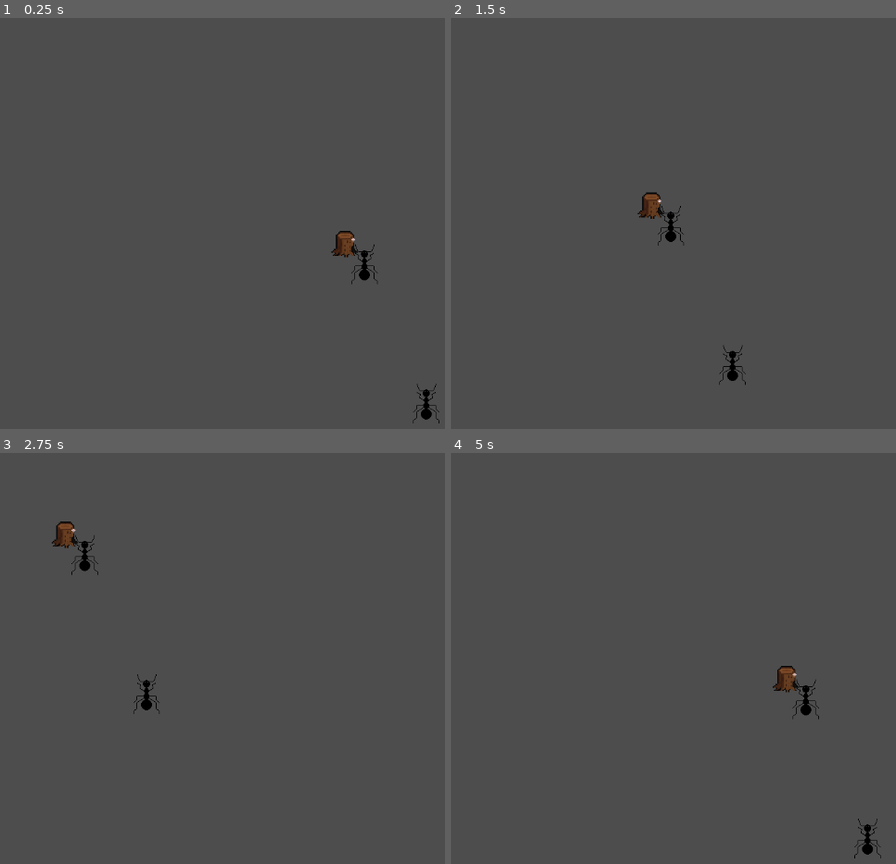
Above: before the commit, frames 1-4 (two rows, left to right).
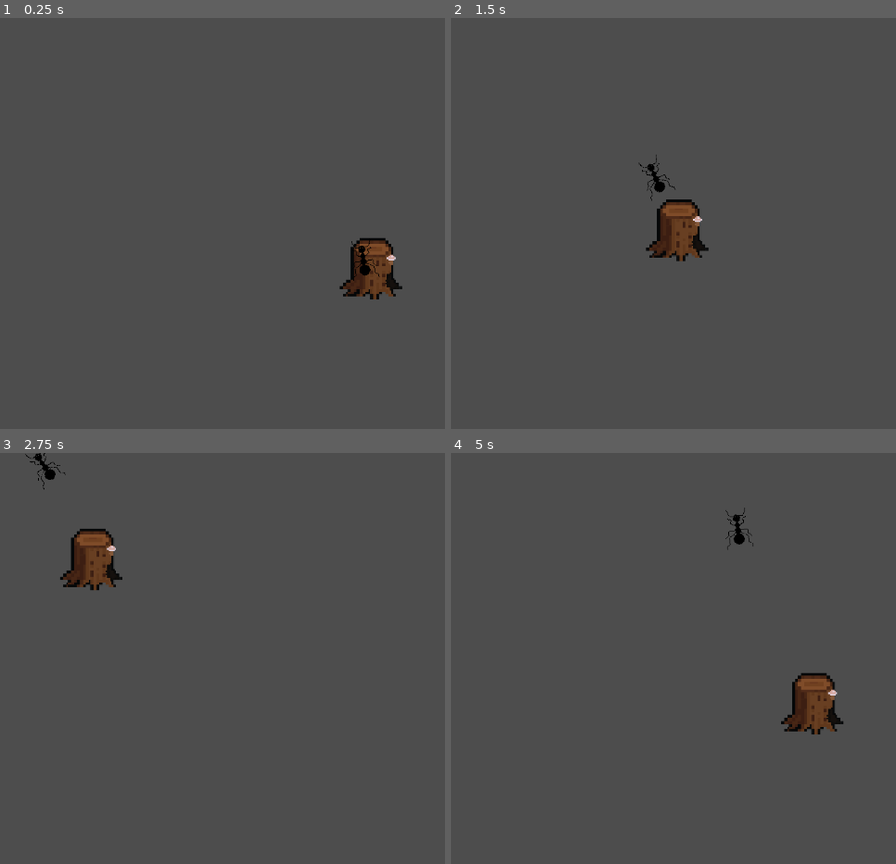
Above: after the commit, the same moments.

Repository: lotuscramoisi/Croumis
Game: Godot game, scene res://scene/game.tscn
Same seed, same stepped clock (60 frames per second), same inputs: the game is played once before the commit and once after it.
Inputs:
- Up to frame 1 (0.25 s): no input
- Up to frame 2 (1.5 s): hold D (input_right) 0.53-1.28 s; hold S (input_down) from 1.28 s (still down)
- Up to frame 3 (2.75 s): release S (input_down) at 2.03 s; hold D (input_right) from 2.03 s (still down)
- Up to frame 4 (5 s): release D (input_right) at 2.78 s; hold W (input_up) 2.78-3.53 s; hold A (input_left) from 3.53 s (still down)

The runs differ from the first frame. In frame 1, 1.7% of the frame differs, in the area x 74-99%, y 51-99%; in frame 2, 2.0%, in the area x 41-67%, y 33-90%; in frame 3, 1.9%; in frame 4, 2.0%.

Commit message:
Create wandering ants

Diff:
--- a/code/spawnAnt.gd
+++ b/code/spawnAnt.gd
@@ -8,7 +8,6 @@
 func _ready() -> void:
 	spawn_ant()
 
-# Spawn the ant
 func spawn_ant():
 	var spawn_positions = get_spawn_positions()
 	if spawn_positions.is_empty():
@@ -18,19 +17,16 @@
 	var spawn_position = spawn_positions.pick_random()
 	var enemy = ant.instantiate()
 
-	enemy.position = spawn_position  # Set the position of the ant in the world
+	enemy.position = spawn_position
 
-	# Optionally, add the ant to an "Enemies" node for organization
 	if enemy_parent:
 		enemy_parent.add_child(enemy)
 	else:
-		add_child(enemy)  # If no "Enemies" node, just add it directly to the AntSpawner
+		add_child(enemy)
 
-# Get positions where ants can spawn
 func get_spawn_positions() -> Array:
 	var spawn_positions = []
 
-	# Get the used cells on the specified layer
 	var used_cells = tilemap.get_used_cells()
 
 	for cell in used_cells:
--- /dev/null
+++ b/scene/AntMoving.gd
@@ -0,0 +1,55 @@
+extends Sprite2D
+
+enum State { WANDERING, HUNTING}
+
+const SPEED = 60
+var velocity = Vector2.ZERO
+var current_state = State.WANDERING
+var target_position = Vector2.ZERO
+
+
+# Called when the node enters the scene tree for the first time.
+func _ready() -> void:
+	pick_random_direction()
+
+# Called every frame. 'delta' is the elapsed time since the previous frame.
+func _process(delta: float) -> void:
+	match current_state:
+		State.WANDERING:
+			wander_behavior()
+		State.HUNTING:
+			hunt_behavior()
+
+	position += delta * velocity
+
+	# Flip the sprite when changing direction
+	if velocity.length() > 0:
+		rotation = velocity.angle() + PI / 2
+
+func wander_behavior():
+	if randf() < 0.10:
+		pick_not_so_random_direction()
+
+	velocity = velocity.lerp(velocity.normalized() * SPEED, 0.1)
+
+func hunt_behavior():
+	var direction_to_target = (target_position - position).normalized()
+
+	var noise_offset = Vector2(randf_range(-0.2, 0.2), randf_range(-0.2, 0.2))
+	velocity = (direction_to_target + noise_offset).normalized() * SPEED
+
+func pick_random_direction():
+	var angle = randf_range(0, TAU)
+	velocity = Vector2(cos(angle), sin(angle))
+
+
+func pick_not_so_random_direction():
+	var current_angle = velocity.angle()
+	var angle_change = randf_range(-PI / 10, PI / 10)
+
+	var new_angle = current_angle + angle_change  # Adjust angle smoothly
+	velocity = Vector2(cos(new_angle), sin(new_angle)) * SPEED  # Apply new direction
+
+func start_hunting(target: Vector2):
+	current_state = State.HUNTING
+	target_position = target
--- a/scene/fourmie.tscn
+++ b/scene/fourmie.tscn
@@ -1,6 +1,8 @@
-[gd_scene load_steps=2 format=3 uid="uid://b44rpcwb78k1y"]
+[gd_scene load_steps=3 format=3 uid="uid://b44rpcwb78k1y"]
 
 [ext_resource type="Texture2D" uid="uid://ir4me35o6drk" path="res://assets/foumie.png" id="1_3m6iq"]
+[ext_resource type="Script" path="res://scene/AntMoving.gd" id="2_gxqfj"]
 
 [node name="Sprite2D" type="Sprite2D"]
 texture = ExtResource("1_3m6iq")
+script = ExtResource("2_gxqfj")
--- a/scene/game.tscn
+++ b/scene/game.tscn
@@ -7,12 +7,10 @@
 
 [node name="game" type="Node2D"]
 
-[node name="Sprite2D" parent="." instance=ExtResource("1_3f6nr")]
-position = Vector2(160, 281)
-
 [node name="CharacterBody2D" parent="." instance=ExtResource("2_ynv8h")]
 
 [node name="TileMapLayer" parent="." instance=ExtResource("3_0ooj0")]
+scale = Vector2(2.34578, 2.34578)
 
 [node name="SpawnerAnts" type="Node2D" parent="." node_paths=PackedStringArray("tilemap", "enemy_parent")]
 script = ExtResource("4_mn7sr")
